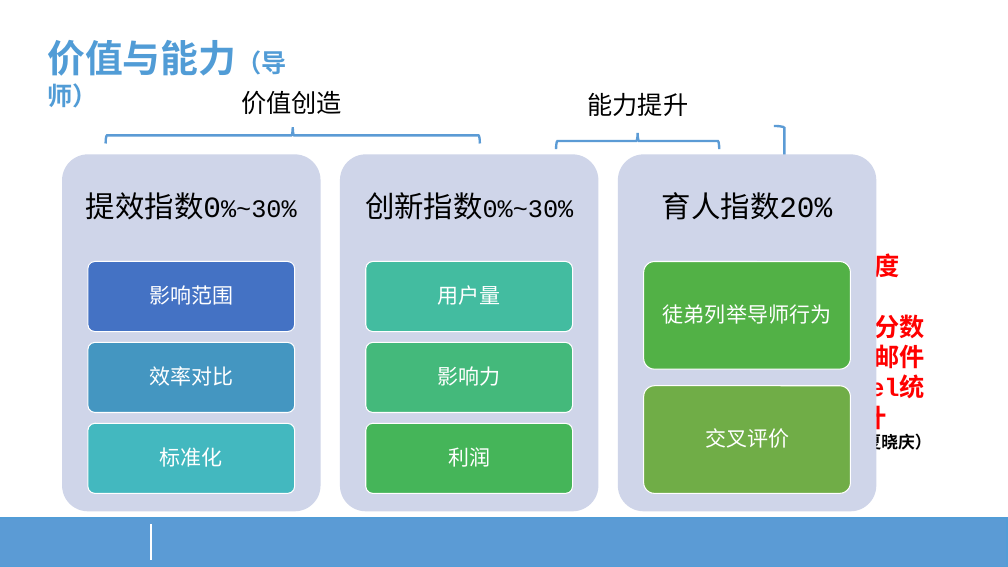
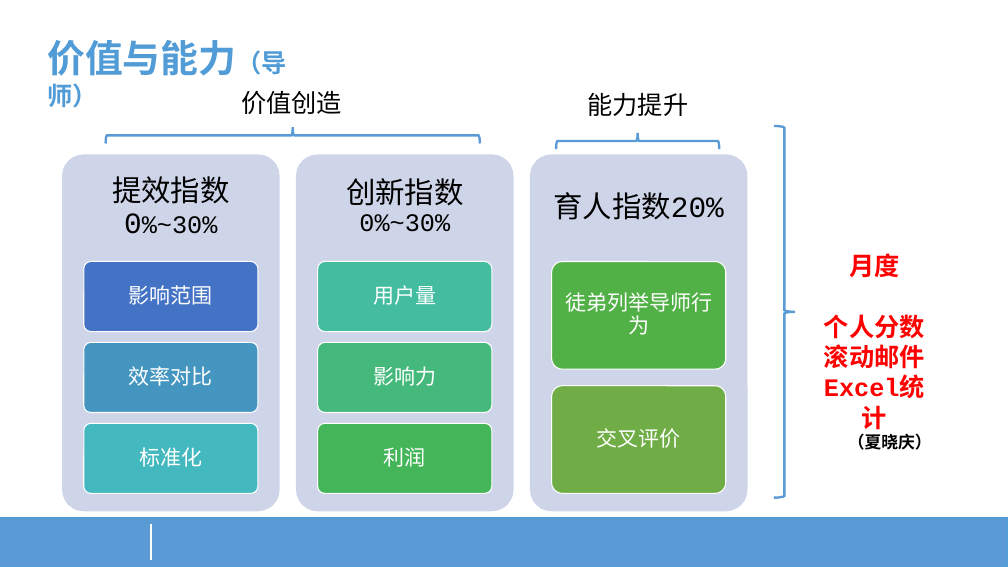
Before and after one commit to gaozhuo/jni-share, a slide deck: slide 34 of Java JNI-通往Native的世界/JNI-通往Native世界的桥梁.pptx (slide 33 before the commit). Drawn at 1008x567 pixels with LibreOffice and Linux fonts; fonts in the diff are those of the drawing; background and template pictures are left out. Boxes give left, top, right and bottom in pixels: in the first picture for what was removed or moved away, otherwise in the second. Text is boxed around its words. In the diff, an @@ line names an element or a change of style, - is before the commit and + after.

```diff
--- a/Java JNI-通往Native的世界/JNI-通往Native世界的桥梁.pptx
+++ b/Java JNI-通往Native的世界/JNI-通往Native世界的桥梁.pptx
@@ text "提效指数0%~30%" rewrapped from bbox=[86, 192, 297, 220] to bbox=[112, 176, 229, 234] @@
@@ rounded rectangle: place and size @@
-rounded rectangle at bbox=[62, 154, 321, 511]
+rounded rectangle at bbox=[62, 154, 280, 511]
@@ text "创新指数0%~30%" rewrapped from bbox=[365, 192, 574, 220] to bbox=[346, 178, 463, 232] @@
@@ rounded rectangle: place and size @@
-rounded rectangle at bbox=[340, 154, 599, 511]
+rounded rectangle at bbox=[296, 154, 513, 511]
@@ text "育人指数20%": place and size @@
-text "育人指数20%" at bbox=[662, 192, 832, 220]
+text "育人指数20%" at bbox=[554, 192, 724, 220]
@@ rounded rectangle: place and size @@
-rounded rectangle at bbox=[618, 154, 876, 511]
+rounded rectangle at bbox=[530, 154, 748, 511]
@@ rounded rectangle: place and size @@
-rounded rectangle at bbox=[88, 262, 295, 332]
+rounded rectangle at bbox=[84, 262, 258, 332]
@@ text "影响范围": place and size @@
-text "影响范围" at bbox=[149, 285, 233, 305]
+text "影响范围" at bbox=[129, 285, 213, 305]
@@ rounded rectangle: place and size @@
-rounded rectangle at bbox=[366, 262, 573, 332]
+rounded rectangle at bbox=[318, 262, 492, 332]
@@ text "用户量": place and size @@
-text "用户量" at bbox=[438, 285, 501, 305]
+text "用户量" at bbox=[373, 285, 436, 305]
@@ rounded rectangle: place and size @@
-rounded rectangle at bbox=[644, 262, 851, 369]
+rounded rectangle at bbox=[552, 262, 726, 369]
@@ text "徒弟列举导师行为" rewrapped from bbox=[663, 304, 831, 324] to bbox=[565, 292, 712, 335] @@
@@ rounded rectangle: place and size @@
-rounded rectangle at bbox=[88, 343, 295, 413]
+rounded rectangle at bbox=[84, 343, 258, 413]
@@ text "效率对比": place and size @@
-text "效率对比" at bbox=[149, 366, 233, 386]
+text "效率对比" at bbox=[129, 366, 213, 386]
@@ rounded rectangle: place and size @@
-rounded rectangle at bbox=[366, 343, 573, 413]
+rounded rectangle at bbox=[318, 343, 492, 413]
@@ text "影响力": place and size @@
-text "影响力" at bbox=[438, 366, 501, 386]
+text "影响力" at bbox=[373, 366, 436, 386]
@@ rounded rectangle: place and size @@
-rounded rectangle at bbox=[644, 386, 851, 493]
+rounded rectangle at bbox=[552, 386, 726, 493]
@@ text "交叉评价": place and size @@
-text "交叉评价" at bbox=[705, 428, 789, 448]
+text "交叉评价" at bbox=[597, 428, 681, 448]
@@ rounded rectangle: place and size @@
-rounded rectangle at bbox=[88, 423, 295, 494]
+rounded rectangle at bbox=[84, 423, 258, 494]
@@ text "标准化": place and size @@
-text "标准化" at bbox=[160, 447, 223, 467]
+text "标准化" at bbox=[139, 447, 202, 467]
@@ rounded rectangle: place and size @@
-rounded rectangle at bbox=[366, 423, 573, 494]
+rounded rectangle at bbox=[318, 423, 492, 494]
@@ text "利润": place and size @@
-text "利润" at bbox=[448, 447, 490, 467]
+text "利润" at bbox=[384, 447, 426, 467]
```
Also in this commit, not shown: 1 other slide changed, 1 slide added, 4 other files.
